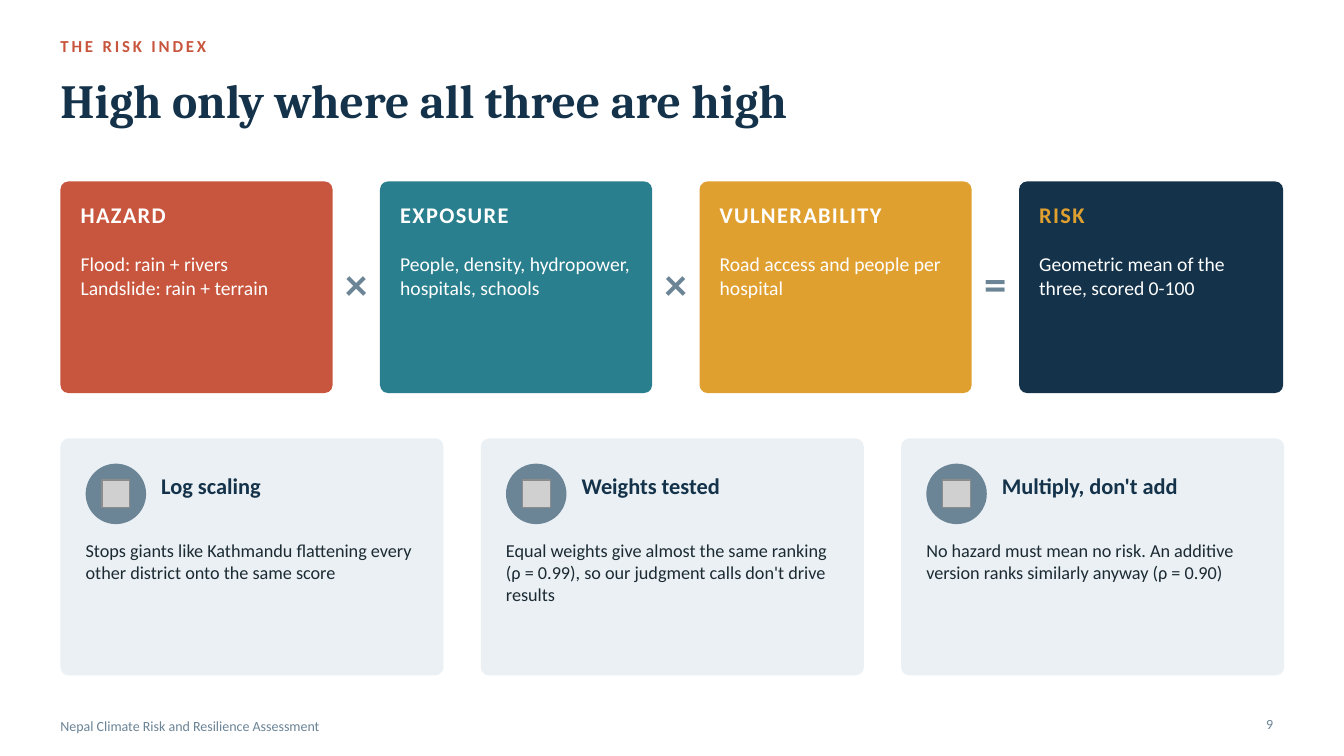
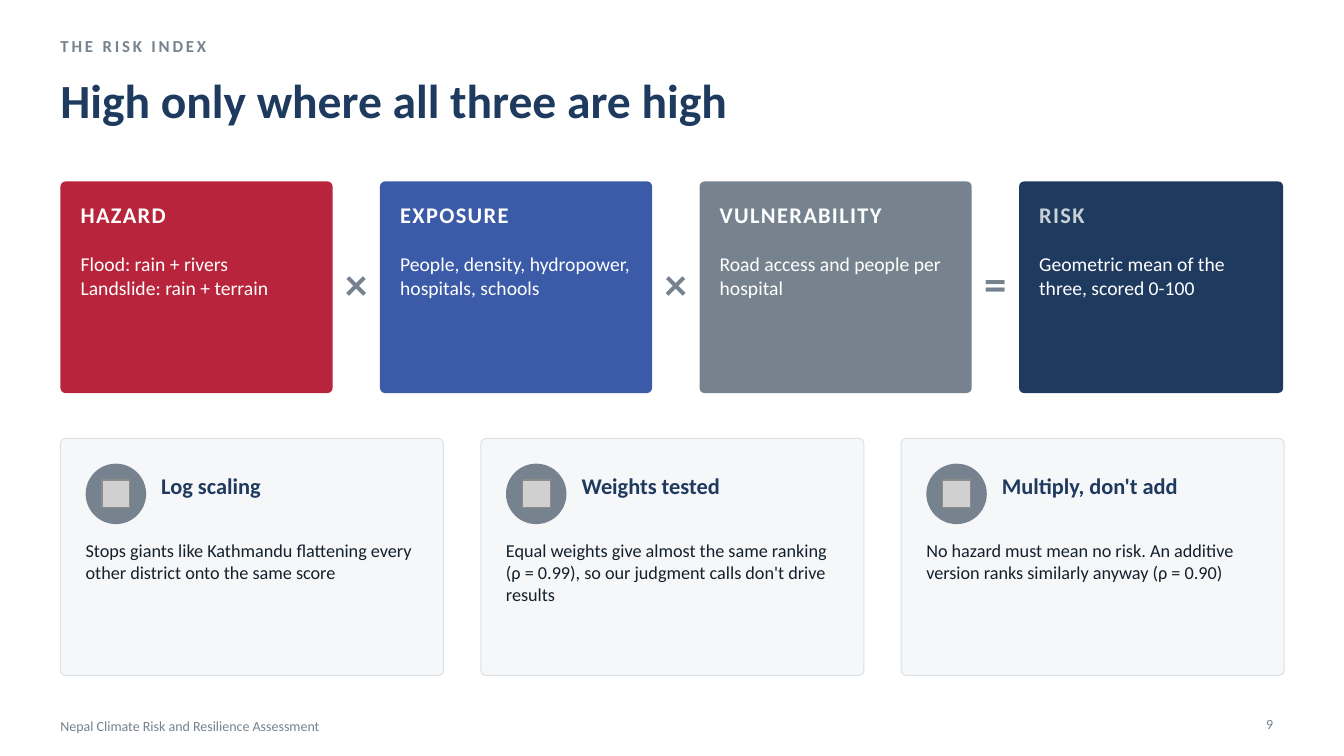
Before and after one commit to CodeWithDonKay/nepal-climate-risk, a slide deck: slide 9 of Nepal_Climate_Risk_Deck.pptx. Drawn at 1344x756 pixels with LibreOffice and Linux fonts; fonts in the diff are those of the drawing; grey boxes stand for pictures. Boxes give left, top, right and bottom in pixels: in the first picture for what was removed or moved away, otherwise in the second. Text is boxed around its words. In the diff, an @@ line names an element or a change of style, - is before the commit and + after.

Commit message:
Restyle slide deck to match the app's design system

```diff
--- a/Nepal_Climate_Risk_Deck.pptx
+++ b/Nepal_Climate_Risk_Deck.pptx
@@ text "THE RISK INDEX" at (60, 41, 206, 52): text colour #C8553D to #76838F @@
@@ title "High only where all three ..." at (60, 84, 727, 126): font Cambria to Calibri, text colour #14324A to #1F3A5F @@
@@ rounded rectangle at (60, 181, 333, 393): fill #C8553D to #B8243B; proportions changed @@
@@ rounded rectangle at (380, 181, 652, 393): fill #2A7F8E to #3B5BA9; proportions changed @@
@@ rounded rectangle at (700, 181, 972, 393): fill #E0A030 to #76838F; proportions changed @@
@@ rounded rectangle at (1019, 181, 1284, 393): fill #14324A to #1F3A5F; proportions changed @@
@@ text "RISK" at (1039, 208, 1084, 223): text colour #E0A030 to #C9D1D9 @@
@@ text colour #6B8496 to #76838F in 3 elements at (333, 242, 380, 323), (652, 242, 700, 323), (972, 242, 1019, 323) @@
@@ fill #EAF0F3 to #F5F7F9; outline none to #DDE2E7 0.75 pt; proportions changed in 3 elements at (60, 439, 444, 676), (481, 439, 864, 676), (901, 439, 1285, 676) @@
@@ text colour #14324A to #1F3A5F in 3 elements at (161, 478, 261, 498), (582, 478, 720, 498), (1002, 478, 1178, 498) @@
```
Also in this commit, not shown: 17 other slides changed, 1 other file.
